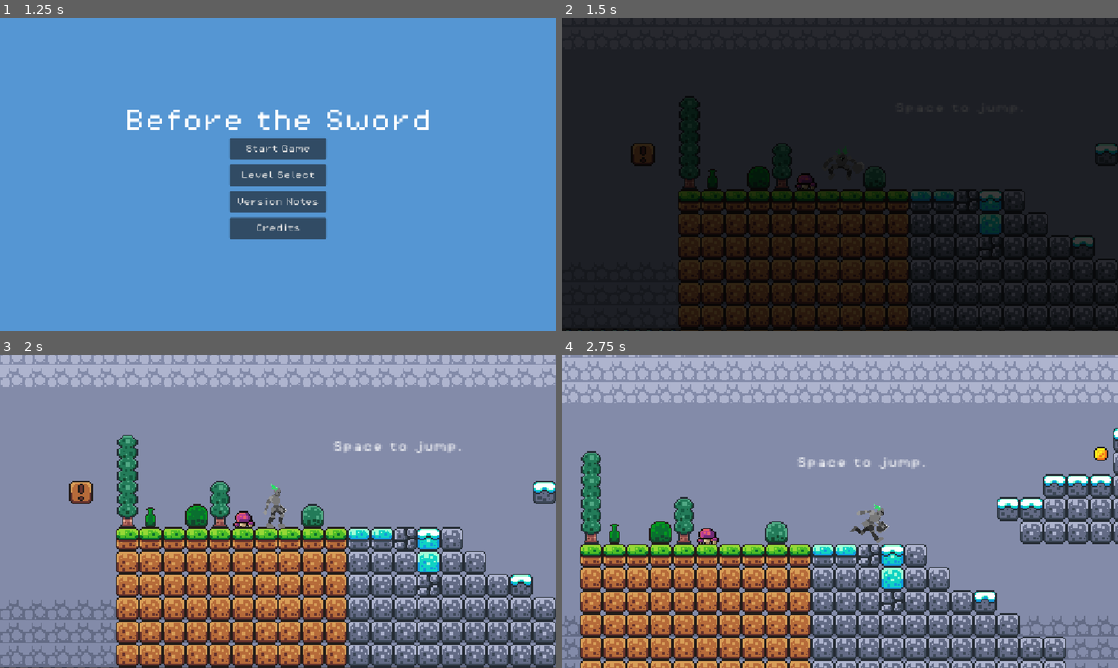
Above: before the commit, frames 1-4 (two rows, left to right).
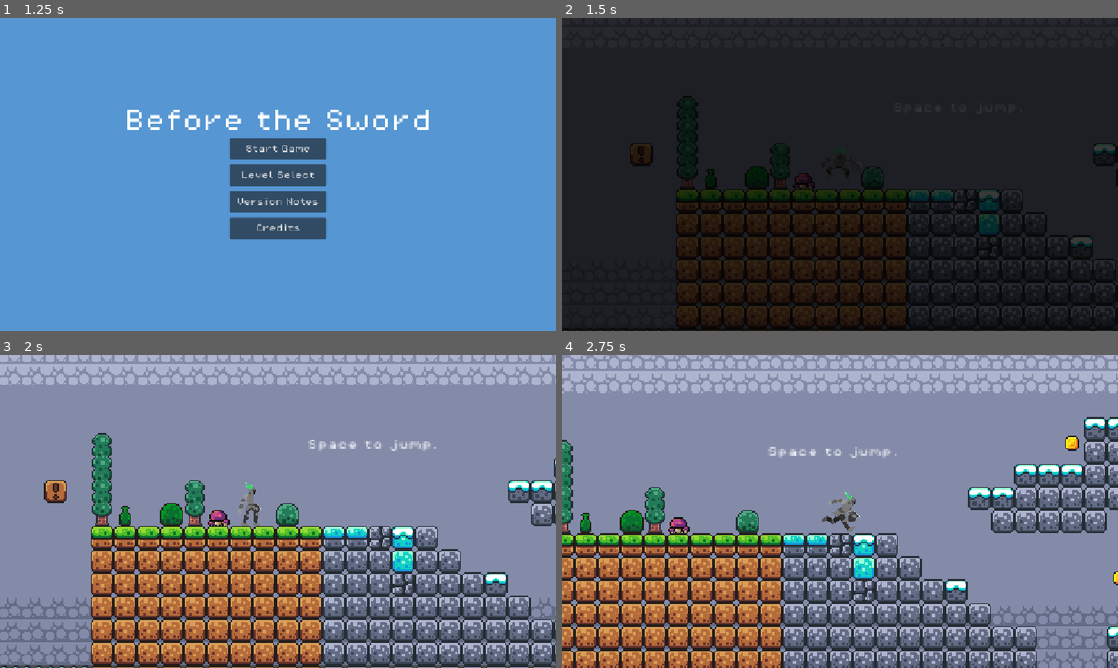
Above: after the commit, the same moments.

Repository: jrhagerty/first-game
Game: Godot game, scene res://scenes/splash_screen.tscn
Same seed, same stepped clock (60 frames per second), same inputs: the game is played once before the commit and once after it. Video files are missing from this copy of the repository; at most half a second of black plays in their place.
Inputs (mouse positions are in pixels of both pictures, inside the frame that each line leads up to):
- Up to frame 1 (1.25 s): tap Enter at 0.5 s; move the mouse to (400, 158) at 0.52 s; hold D (move_right) from 0.53 s (still down); tap Shift (dash) at 0.6 s; tap Space (Jump) at 0.77 s
- Up to frame 2 (1.5 s): release D (move_right) at 1.25 s; click "Start Game" at 1.25 s
- Up to frame 3 (2 s): no input
- Up to frame 4 (2.75 s): move the mouse to (728, 527) at 2.02 s; hold D (move_right) from 2.03 s (still down); tap Shift (dash) at 2.1 s; tap Space (Jump) at 2.27 s

Frame 1 is identical in both runs. In frame 2, 4.5% of the frame differs, in the area x 0-100%, y 24-100%; in frame 3, 34%; in frame 4, 47%, in the area x 0-100%, y 0-100%.

Commit message:
Camera fix and look ahead

Diff:
--- a/scenes/game.tscn
+++ b/scenes/game.tscn
@@ -305,6 +305,7 @@
 limit_bottom = 120
 limit_smoothed = true
 position_smoothing_enabled = true
+drag_vertical_enabled = true
 
 [node name="Killzone" parent="." unique_id=1569972286 instance=ExtResource("5_iywne")]
 position = Vector2(0, -33)
--- a/scenes/player.tscn
+++ b/scenes/player.tscn
@@ -26,7 +26,7 @@
 stream_0/stream = ExtResource("6_tuyoq")
 
 [sub_resource type="AudioStreamRandomizer" id="AudioStreamRandomizer_pqj25"]
-random_pitch = 1.0263338
+random_pitch = 1.122462
 streams_count = 3
 stream_0/stream = ExtResource("7_ur7pv")
 stream_1/stream = ExtResource("8_y4r1p")
--- a/scripts/player.gd
+++ b/scripts/player.gd
@@ -8,6 +8,8 @@
 const COYOTE_TIME = 0.1
 const JUMP_BUFFER = 0.1
 const jump_height = 0.5
+const CAMERA_LOOK_AHEAD = 20.0
+const CAMERA_LOOK_SPEED = 4.0
 
 var is_dashing = false
 var can_air_dash = true
@@ -26,6 +28,7 @@
 @onready var landing_sound: AudioStreamPlayer2D = $LandingSound
 @onready var footstep_sound: AudioStreamPlayer2D = $FootstepSound
 @onready var revive_sound: AudioStreamPlayer2D = $ReviveSound
+@onready var camera: Camera2D = $Camera2D
 
 func _physics_process(delta: float) -> void:
 	# Add the gravity.
@@ -57,6 +60,14 @@
 
 	if direction != 0:
 		facing_direction = sign(direction)
+
+	var target_offset = facing_direction * CAMERA_LOOK_AHEAD
+
+	camera.offset.x = lerpf(
+		camera.offset.x,
+		target_offset,
+		1.0 - exp(-CAMERA_LOOK_SPEED * delta)
+	)
 
 	var anim_base: String
 
